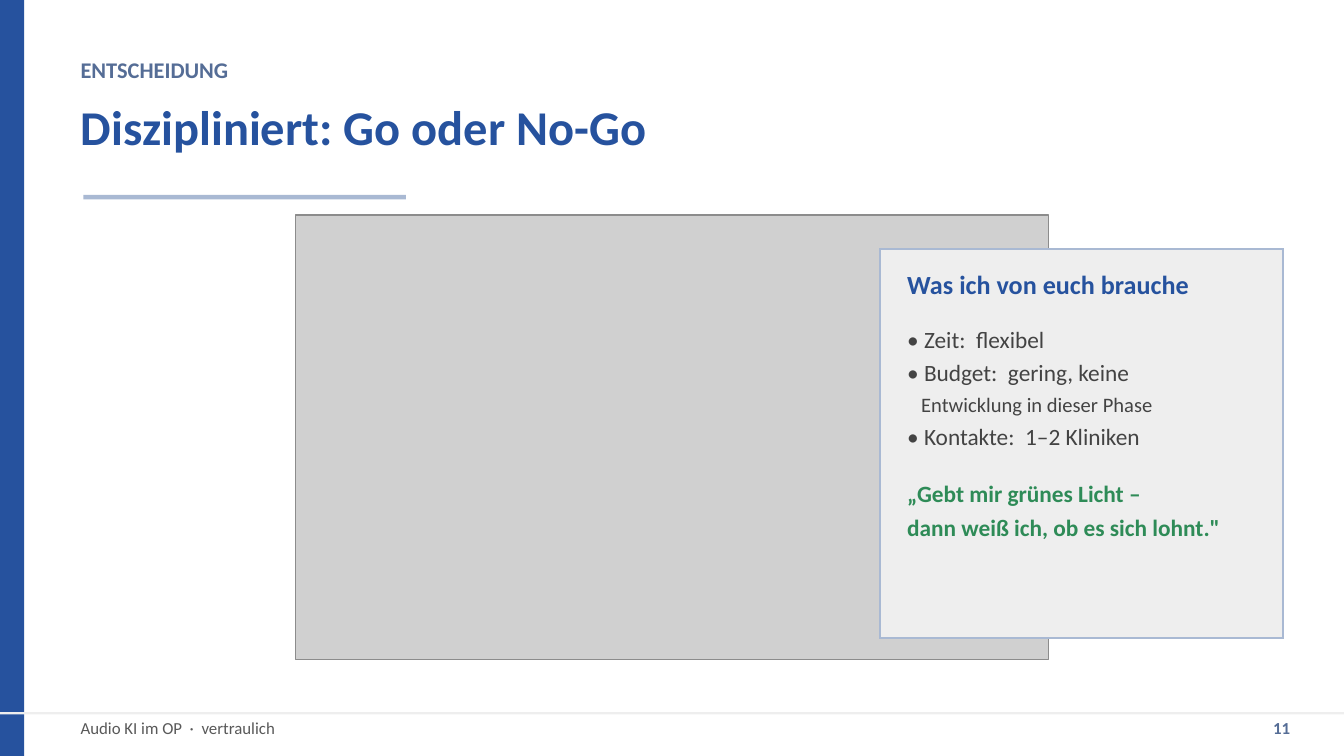
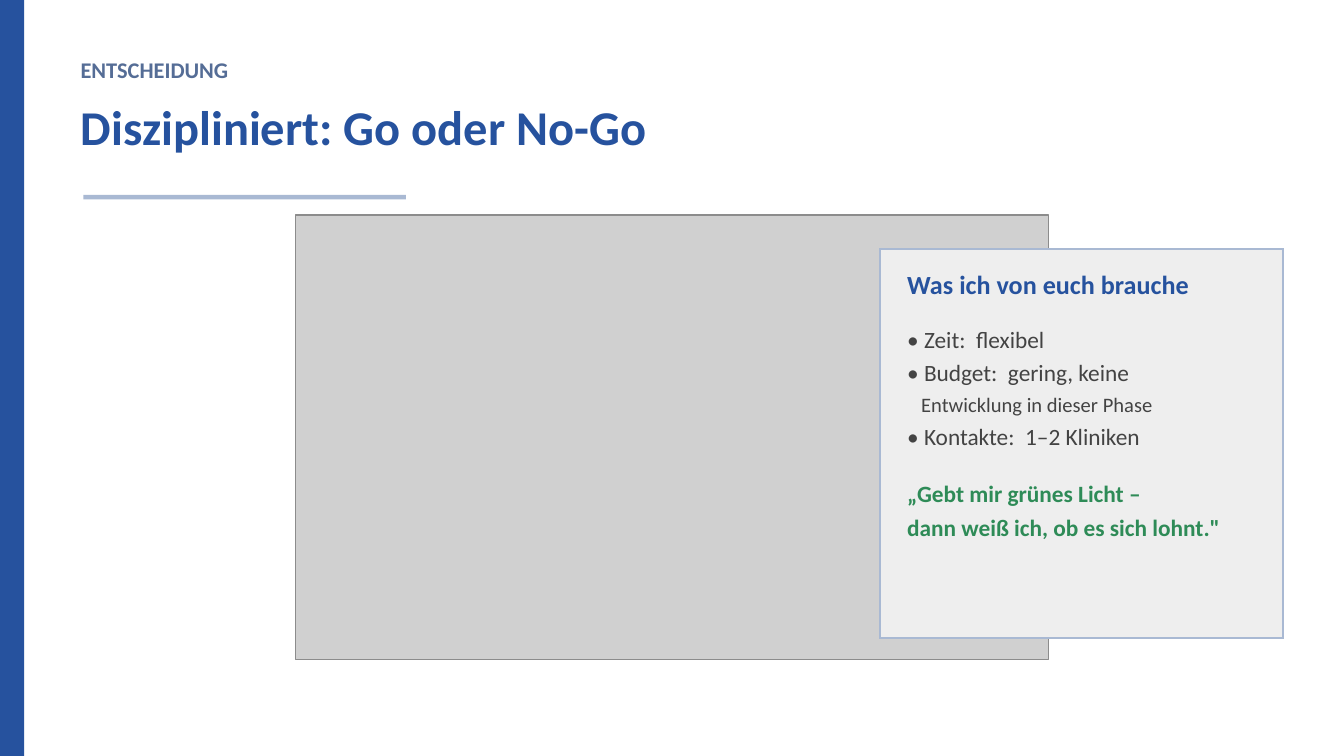
Before and after one commit to Sebastianue/hallo-github, a slide deck: slide 11 of audio-ki-op/praesentation/Audio-KI-OP-Praesentation.pptx. Drawn at 1344x756 pixels with LibreOffice and Linux fonts; fonts in the diff are those of the drawing; grey boxes stand for pictures; background and template pictures are left out. Boxes give left, top, right and bottom in pixels: in the first picture for what was removed or moved away, otherwise in the second. Text is boxed around its words. In the diff, an @@ line names an element or a change of style, - is before the commit and + after.

```diff
--- a/audio-ki-op/praesentation/Audio-KI-OP-Praesentation.pptx
+++ b/audio-ki-op/praesentation/Audio-KI-OP-Praesentation.pptx
@@ rectangle removed at box(0, 712, 1344, 715) @@
@@ text removed at box(81, 722, 275, 734) @@
-Audio KI im OP · vertraulich
@@ text removed at box(1273, 723, 1290, 734) @@
-11
```
Also in this commit, not shown: 9 other slides changed, 2 other files.
